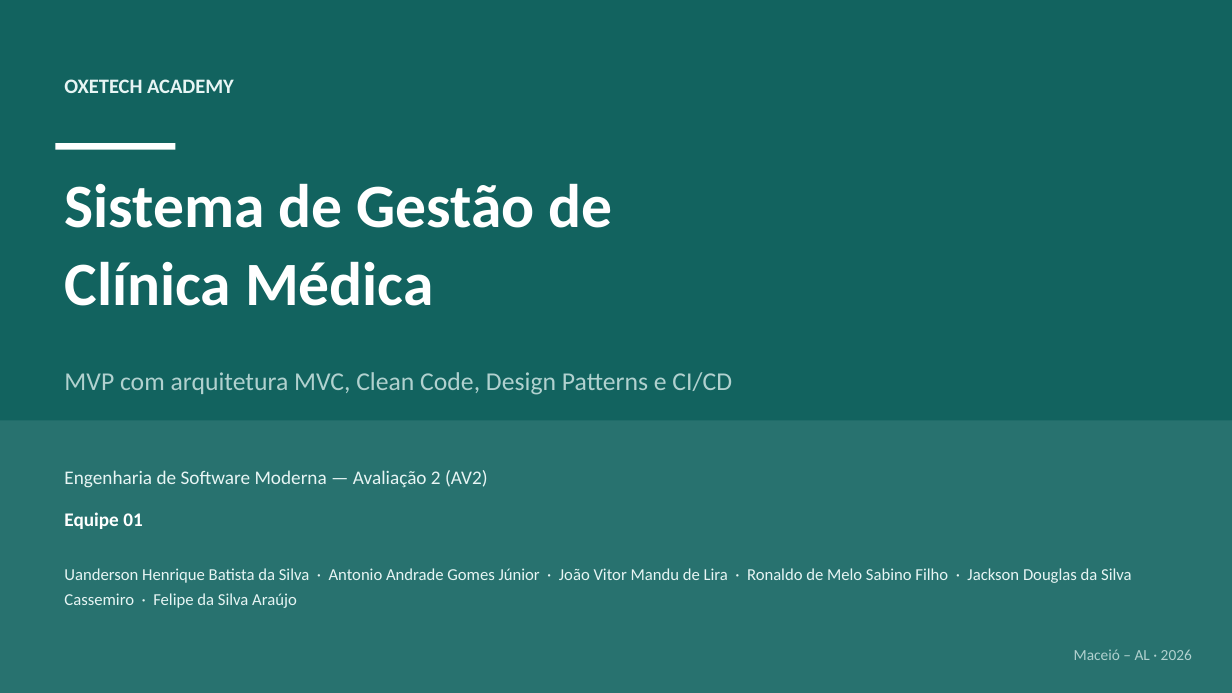
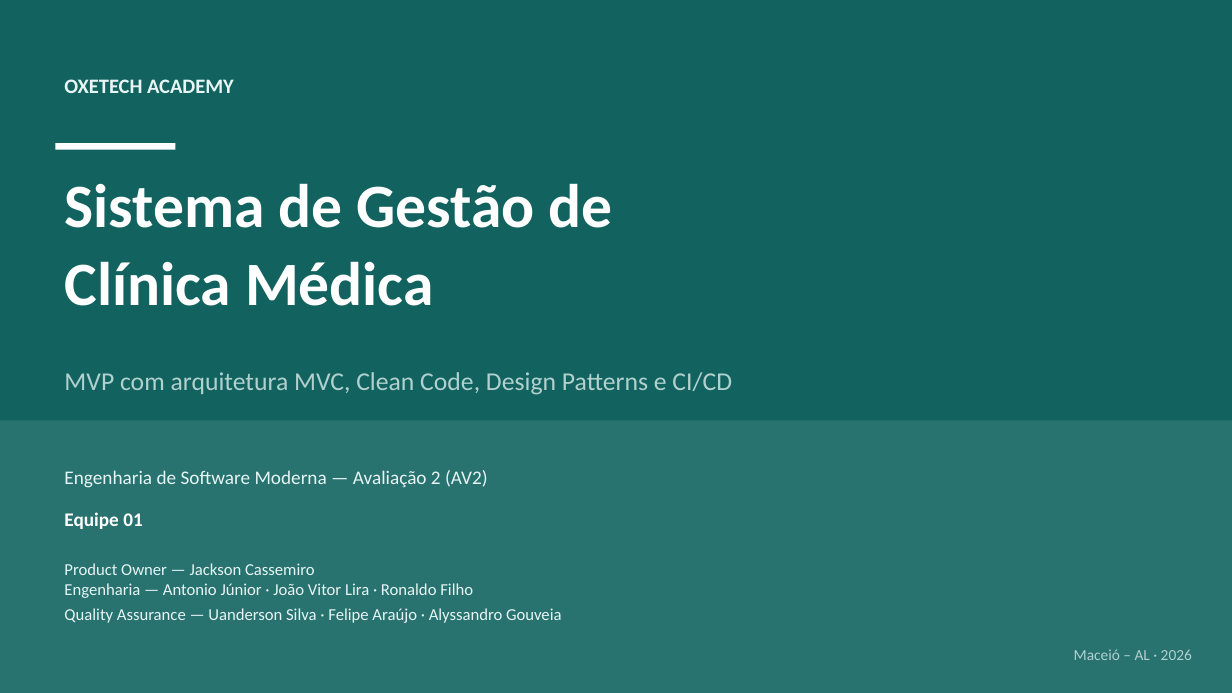
Before and after one commit to jacksoncassemiro/av2-grupo-1-engenharia-software-moderna-oxetech-academy, a slide deck: slide 1 of docs/apresentacao/apresentacao-final-av2-equipe01.pptx. Drawn at 1232x693 pixels with LibreOffice and Linux fonts; fonts in the diff are those of the drawing. Boxes give left, top, right and bottom in pixels: in the first picture for what was removed or moved away, otherwise in the second. Text is boxed around its words. In the diff, an @@ line names an element or a change of style, - is before the commit and + after.

```diff
--- a/docs/apresentacao/apresentacao-final-av2-equipe01.pptx
+++ b/docs/apresentacao/apresentacao-final-av2-equipe01.pptx
@@ text at [64, 563, 561, 623]: text changed @@
-Uanderson Henrique Batista da Silva · Antonio Andrade Gomes Júnior · João Vitor Mandu de Lira · Ronaldo de Melo Sabino Filho · Jackson Douglas da Silva Cassemiro · Felipe da Silva Araújo
+Product Owner — Jackson Cassemiro
+Engenharia — Antonio Júnior · João Vitor Lira · Ronaldo Filho
+Quality Assurance — Uanderson Silva · Felipe Araújo · Alyssandro Gouveia
```
Also in this commit, not shown: 12 other slides changed, 7 slides added, 2 slides removed, 1 other file.
